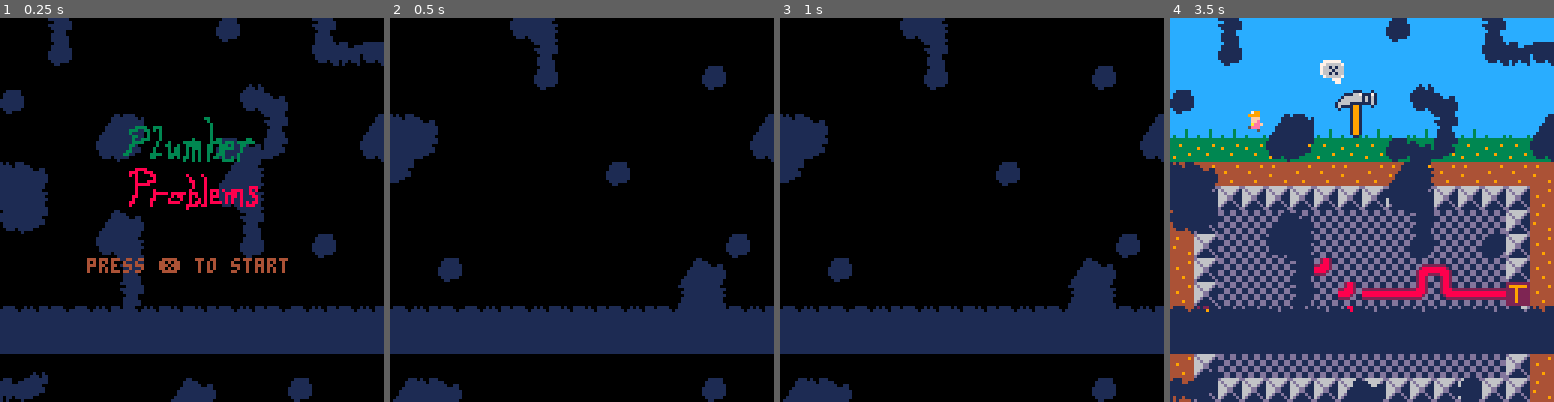
Above: before the commit, frames 1-4 (left to right).
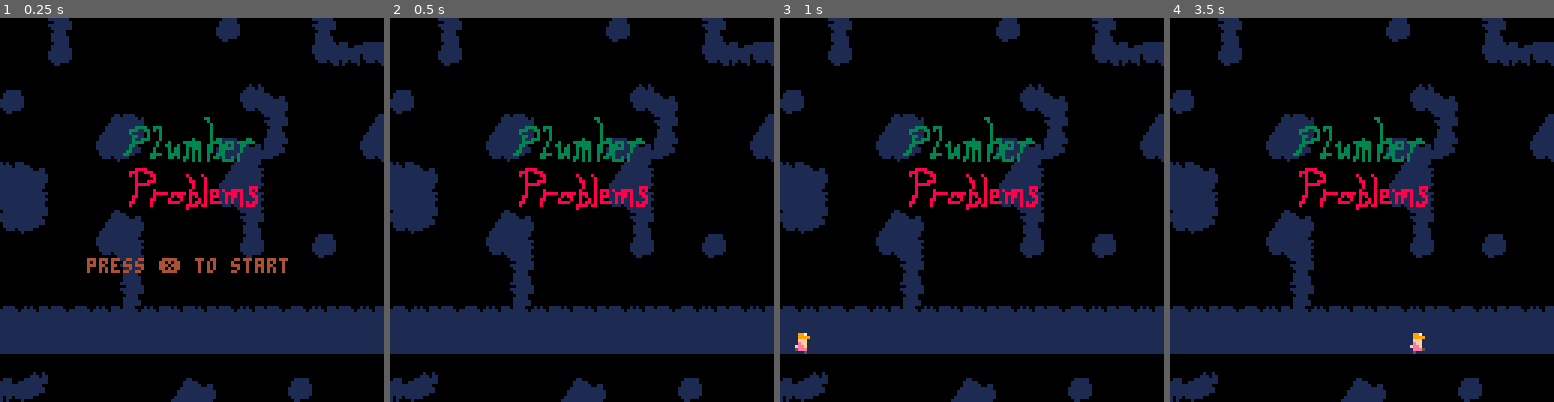
Above: after the commit, the same moments.

Repository: mphelp/picoresearch
Game: PICO-8 cartridge carts/game1.p8
Same seed, same stepped clock (60 frames per second), same inputs: the game is played once before the commit and once after it.
Inputs:
- Up to frame 1 (0.25 s): no input
- Up to frame 2 (0.5 s): tap X (X key) at 0.33 s
- Up to frame 3 (1 s): tap O (Z key) at 0.7 s
- Up to frame 4 (3.5 s): tap X (X key) at 1.07, 1.85, 2.97 s; hold Right 1.6-2.1 s; tap O (Z key) every 0.4 s from 1.7 to 3.3 s; hold Up 2.15-2.42 s; hold Right 2.47-3.03 s; hold Left from 3.08 s (still down)

Frame 1 is identical in both runs. In frame 2, 19% of the frame differs, in the area x 0-100%, y 0-100%; in frame 3, 19%; in frame 4, 75%.

Commit message:
title anim done. need to add worm and story in intro

Diff:
--- a/carts/game1.p8
+++ b/carts/game1.p8
@@ -104,7 +104,7 @@
 
 function _draw()
     debug_print(config.DEBUG)
-    if (gstate == "title") then
+    if (gstate == "title" or gstate == "title_anim") then
         cls(config.title_bgcolor)
         draw_title()
     else
@@ -146,14 +146,20 @@
 
 draw_title = function()
     -- draw title
-
     map(gmap.title.x,gmap.title.y,0,0,16,16)
     spr(10,38,32,6,4)
-    -- start button
-    print("press ❎ to start", 29, 80, 4)
+    if (gstate == "title") then
+        print("press ❎ to start", 29, 80, 4)
+    else
+        --pl.x = pl.x+1
+        --pl.frame = next_pl_walk()
+        draw_player()
+        --pl_animtimer_incr()
+    end
 end
 draw_intro = function()
     map(gmap.intro.x,gmap.intro.y,0,0,16,16)
+    draw_player()
 end
 
 draw_level = function()
@@ -237,8 +243,8 @@
     [4] = {x = 80, y = 0},
 }
 pl = {
-    x = 30,
-    y = 30,
+    x = -16,
+    y = 104,
     dx = 0,
     dy = 0,
     ddx = 0,
@@ -290,16 +296,26 @@
 title_check = function()
     if (gstate == "title") then
         if (bnp('z') or bnp('x')) then
+            gstate = "title_anim"
+        end
+    end
+    if (gstate == "title_anim") then
+        pl_update_walk()
+        if (pl.x > 130 and pl.x < 140) then
             gstate = "intro"
-            --glevel = 1
-            --play_bridge() -- for now
+            pl.x = -10
         end
     end
 end
 intro_check = function()
-    -- If buttons are pressed, go to levels
-    intro_timer = intro_timer + 1
     if (gstate == "intro") then
+        intro_timer = intro_timer + 1
+
+        if (intro_timer < 20) then
+            pl_update_walk()
+        else if (intro_timer == 21) then
+            pl.frame = 'rest'
+        end end
         if ((btn(4) or btn(5)) and intro_timer > 100) then
             gstate = "move"
             glevel = 1
@@ -656,6 +672,11 @@
     end
     -- NO JUMPING CURRENTLY!
     pl.frame = "rest"
+end
+pl_update_walk = function()
+    pl.x = pl.x+1
+    pl.frame = next_pl_walk()
+    pl_animtimer_incr()
 end
 pl_animtimer_incr = function()
     pl.animtimer = (pl.animtimer + 1)%(pl.animlength)
